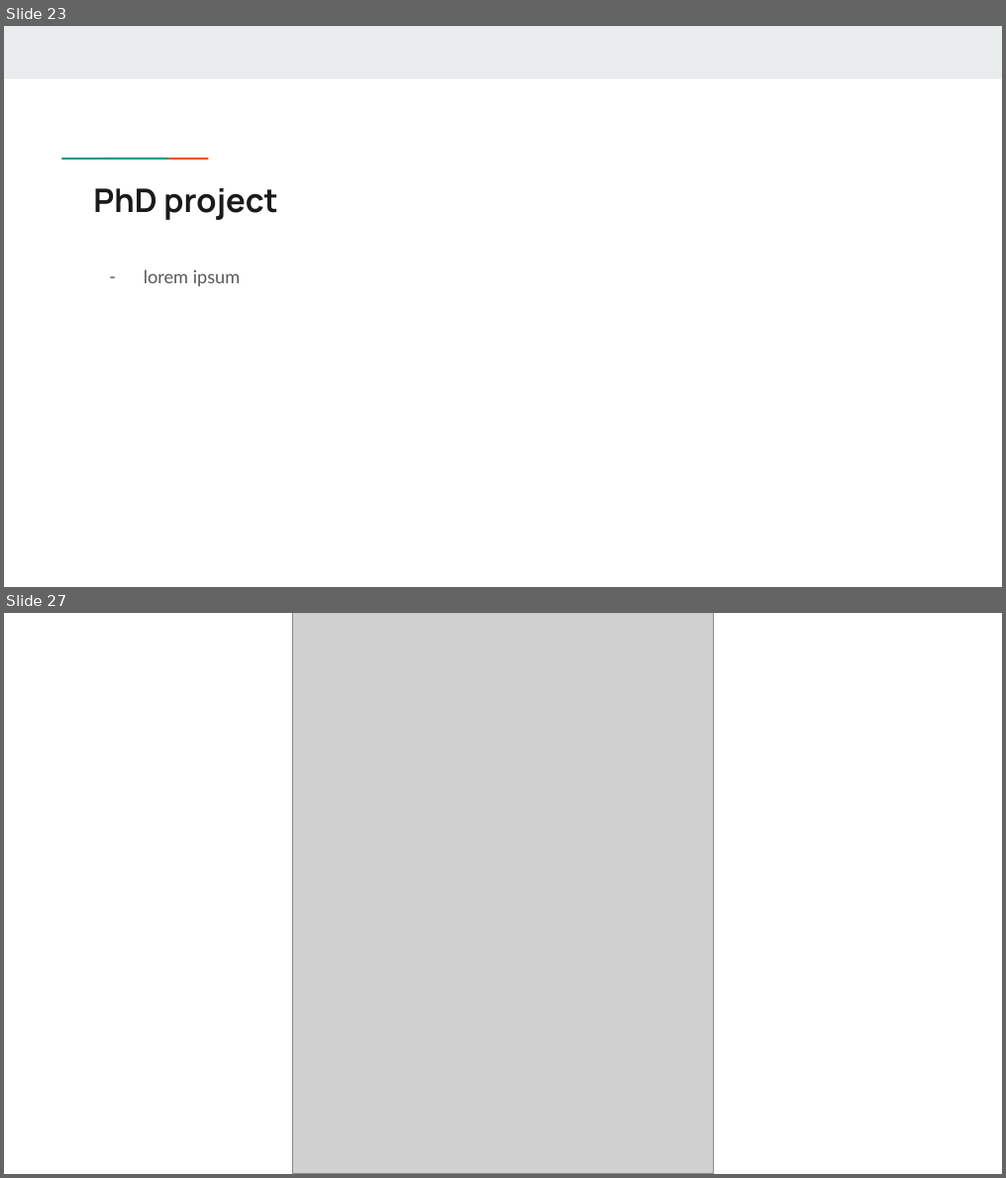
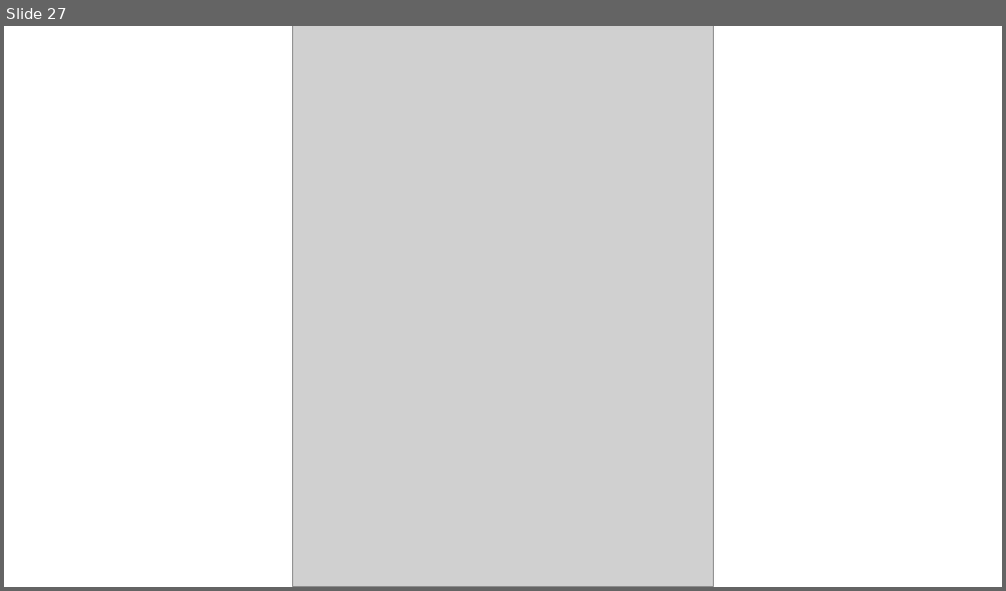
Before and after one commit to rikhuijzer/BayesianAssignment.jl, a slide deck: presentation/Bayesian assignment.pptx. Shown one above the other, each under a label of ours: slides 23 and 27 before the commit, slide 27 after it; the slides between them are not shown. The pictures are 1006x1178 and 1006x591 pixels, drawn with LibreOffice and Linux fonts; fonts in the diff are those of the drawing; grey boxes stand for pictures. Boxes give left, top, right and bottom in pixels: in the first picture for what was removed or moved away, otherwise in the second. Text is boxed around its words. In the diff, an @@ line names an element or a change of style, - is before the commit and + after.

```diff
--- a/presentation/Bayesian assignment.pptx
+++ b/presentation/Bayesian assignment.pptx
@@ slide 23 removed at bbox=[4, 26, 1002, 587], background #FFFFFF @@
@@ rectangle removed at bbox=[4, 26, 1002, 78] @@
@@ rectangle removed at bbox=[95, 156, 136, 161] @@
@@ rectangle removed at bbox=[135, 156, 175, 161] @@
@@ title removed at bbox=[93, 188, 277, 220] @@
-PhD project
@@ text removed at bbox=[144, 270, 241, 286] @@
-– lorem ipsum
```
Also in this commit, not shown: 2 slides changed, 16 slides added, 5 other slides removed.
